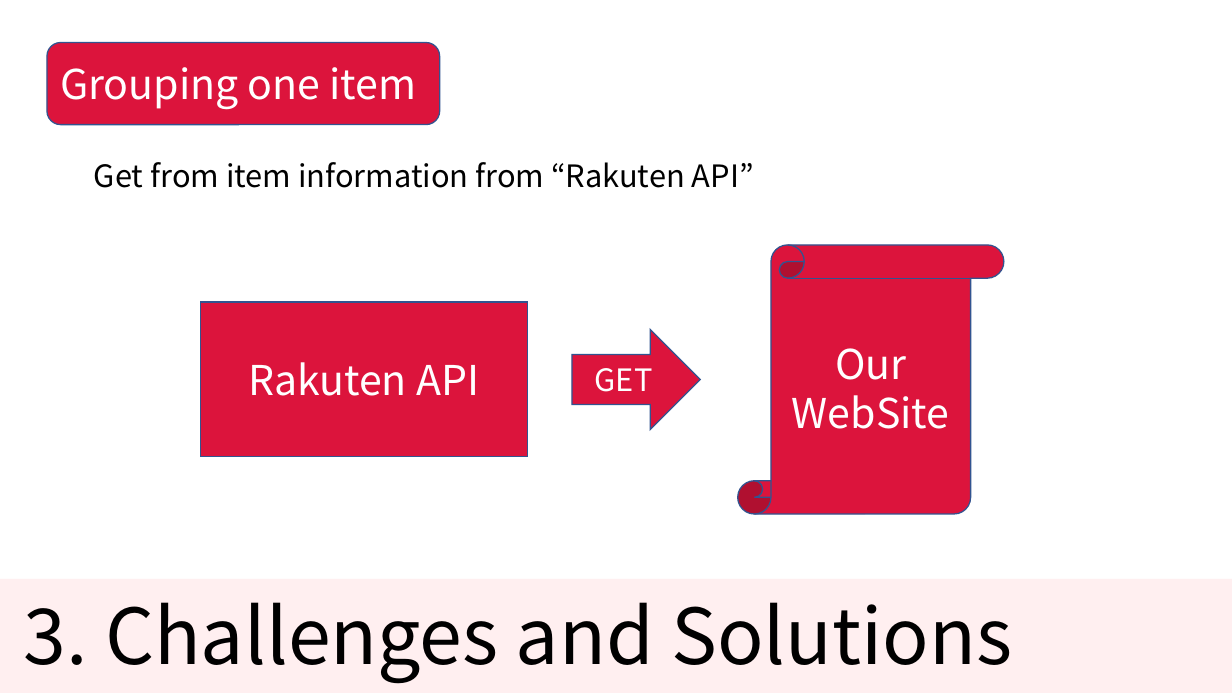
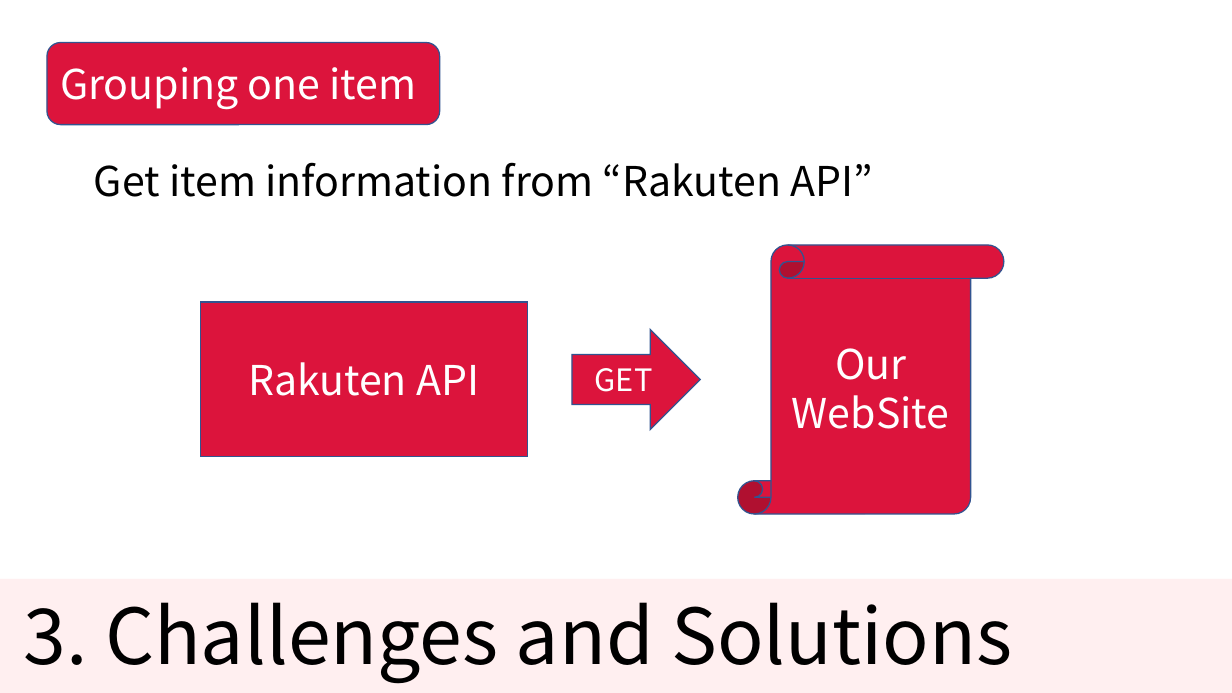
Before and after one commit to KNobuki/Rakuten_fashion, a slide deck: slide 10 of presentation/Presentation.pptx. Drawn at 1232x693 pixels with LibreOffice and Linux fonts; fonts in the diff are those of the drawing. Boxes give left, top, right and bottom in pixels: in the first picture for what was removed or moved away, otherwise in the second. Text is boxed around its words. In the diff, an @@ line names an element or a change of style, - is before the commit and + after.

Commit message:
presentation

```diff
--- a/presentation/Presentation.pptx
+++ b/presentation/Presentation.pptx
@@ text at <box>94,162,872,197</box>: text changed; size 24 to 32 pt @@
-Get from item information from “Rakuten API”
+Get item information from “Rakuten API”
```
Also in this commit, not shown: 3 other slides changed.
